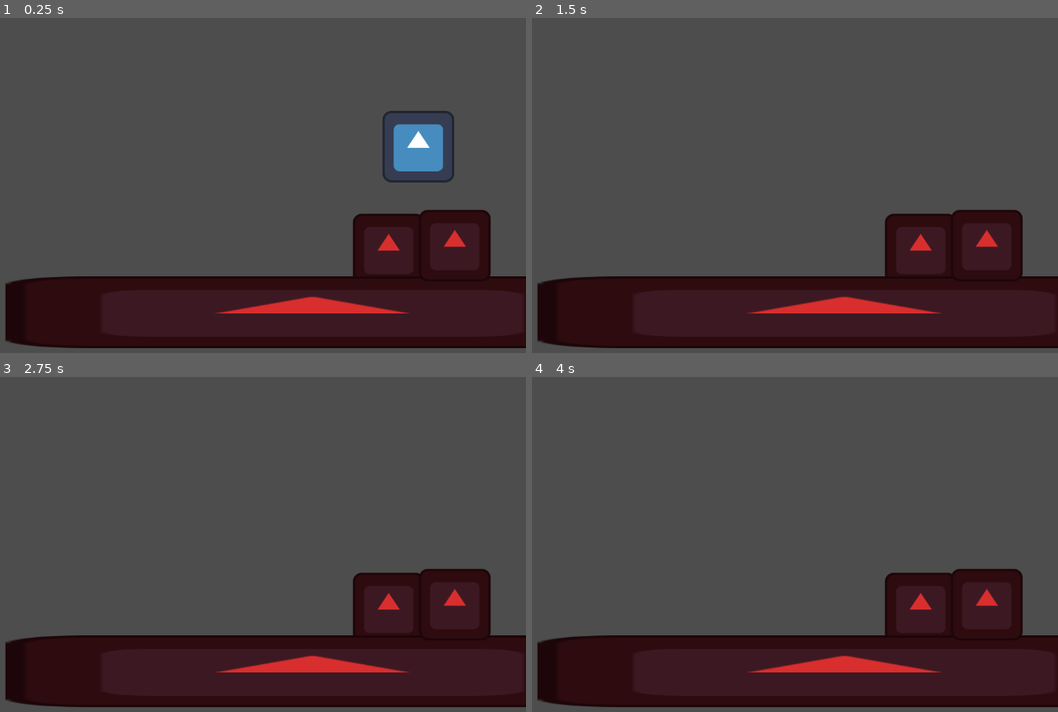
Above: before the commit, frames 1-4 (two rows, left to right).
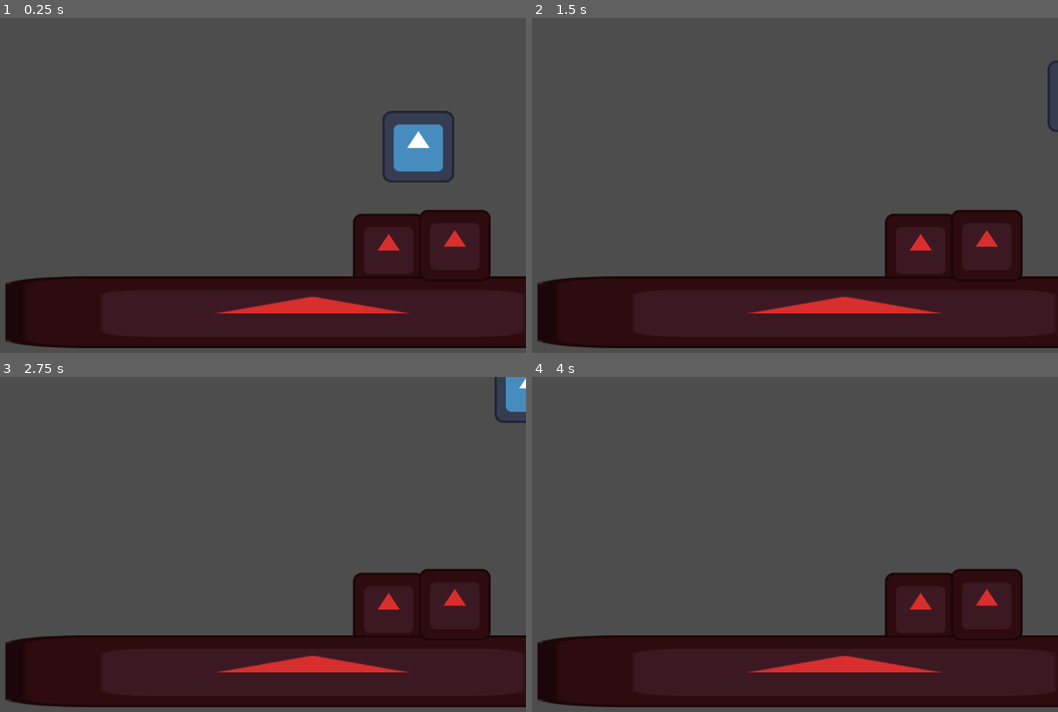
Above: after the commit, the same moments.

Repository: TatusFilipek/GodotTryEndError
Game: Godot game, scene res://scenes/main.tscn
Two runs of this game, one before a commit and one after it. Both use one fixed random seed, a clock stepped at 60 frames per second and the inputs below. The engine's default icon, where the game draws it, is replaced by a stand-in: a white triangle on a blue panel in a dark square.
Inputs:
- Up to frame 1 (0.25 s): no input
- Up to frame 2 (1.5 s): tap Enter at 0.5 s; hold W (moveUp) 0.53-1.28 s; hold D (moveRight) from 0.53 s (still down); tap W (moveUp) at 1.35 s
- Up to frame 3 (2.75 s): tap W (moveUp) at 1.52, 1.82 s; tap Space at 2 s; release D (moveRight) at 2.03 s; hold A (moveLeft) from 2.03 s (still down); hold W (moveUp) from 2.03 s (still down)
- Up to frame 4 (4 s): release A (moveLeft) at 2.78 s; release W (moveUp) at 2.78 s; hold D (moveRight) from 2.78 s (still down); tap W (moveUp) at 2.85, 3.02, 3.32 s; tap Enter at 3.5 s; hold W (moveUp) from 3.53 s (still down)

The runs differ from the first frame. In frame 1, less than 0.1% of the frame differs, in the area x 75-84%, y 36-46%; in frame 2, 0.1%; in frame 3, 0.5%, in the area x 94-100%, y 0-14%; in frame 4, nothing differs.

Commit message:
Holy moon gravity

Diff:
--- a/scripts/player.gd
+++ b/scripts/player.gd
@@ -3,6 +3,9 @@
 const MovementSpeed = 150
 const gravityForce = 9.8
 const weight = 1
+
+const normalGravityMult = 1.0
+var gravityMultiplier = normalGravityMult
 
 const ALLMOVEMENTVARIABLE = 100
 
@@ -15,11 +18,16 @@
 
 # physics update
 func _physics_process(delta: float) -> void:
-	velocitySandBox.x = MovementDirection() * MovementSpeed
+	#velocitySandBox.x = MovementDirection() * MovementSpeed
+	velocity.x = MovementDirection() * MovementSpeed * delta
+
 	if not is_on_floor():
-		velocitySandBox += get_gravity() * delta;
+		#velocitySandBox += gravityForce * gravityMultiplier * delta;
+		velocity.y += gravityForce * gravityMultiplier * delta;
 
-	velocity.x = velocitySandBox.x * ALLMOVEMENTVARIABLE * delta
+	#velocity.x = velocitySandBox.x * ALLMOVEMENTVARIABLE * delta
+	velocity.x *= ALLMOVEMENTVARIABLE
+	print(velocity.y)
 	move_and_slide()
 
 func MovementDirection() -> float:
@@ -27,7 +35,7 @@
 	return movementDirection
 
 func Jump() -> void:
-	velocity.y = -500
+	velocity.y = -100
 
 
 #TODO:
